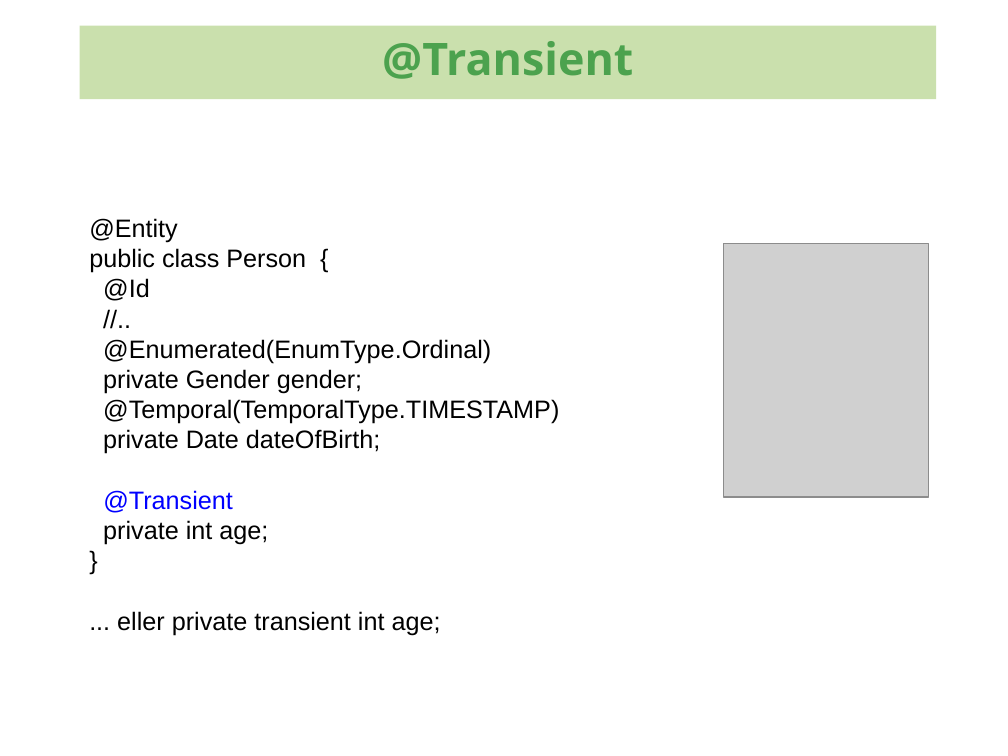
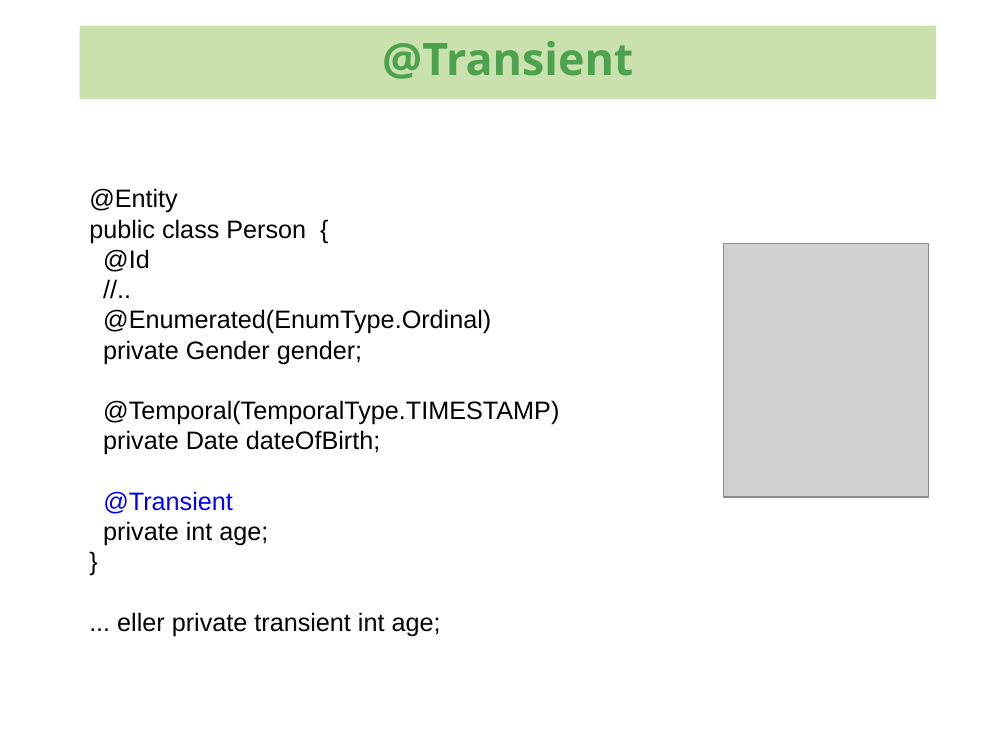
Before and after one commit to kenglxn/seam-maven-refimpl, a slide deck: slide 19 of sandbox/loo/jpa-continued/jpa-continued.odp. Drawn at 1008x756 pixels with LibreOffice and Linux fonts; fonts in the diff are those of the drawing; grey boxes stand for pictures; background and template pictures are left out. Boxes give left, top, right and bottom in pixels: in the first picture for what was removed or moved away, otherwise in the second. Text is boxed around its words. In the diff, an @@ line names an element or a change of style, - is before the commit and + after.

```diff
--- a/sandbox/loo/jpa-continued/jpa-continued.odp
+++ b/sandbox/loo/jpa-continued/jpa-continued.odp
@@ text "@Entity" rewrapped from (89,218,559,636) to (89,188,559,637) @@
```
Also in this commit, not shown: 7 other slides changed.
